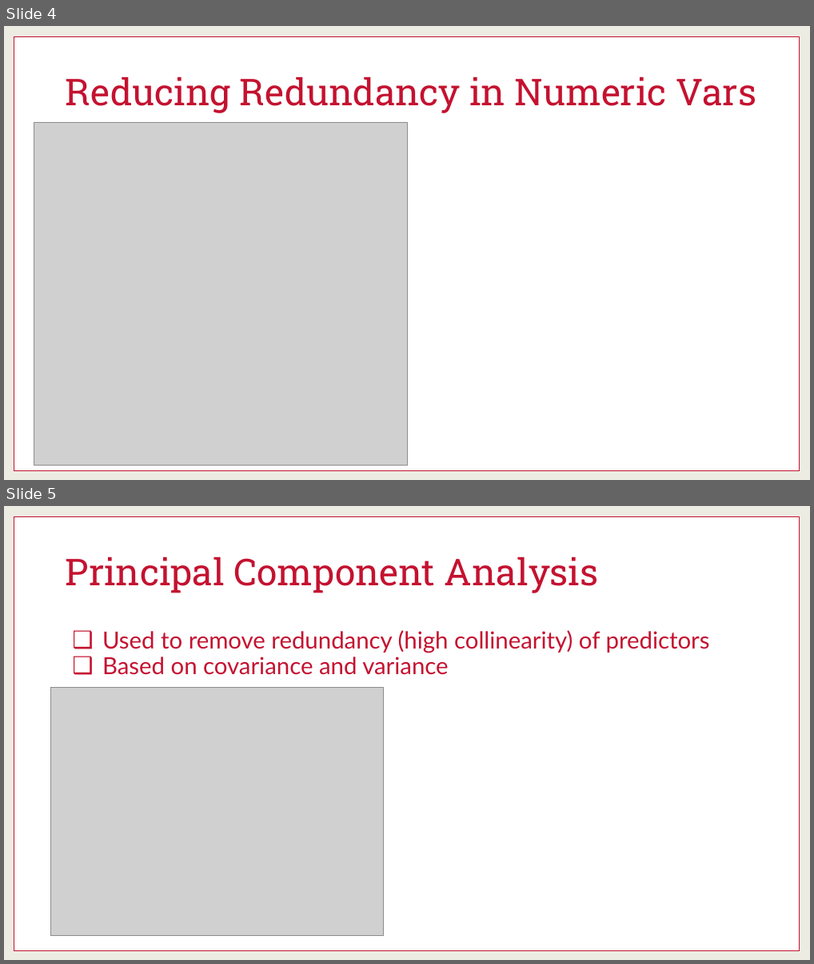
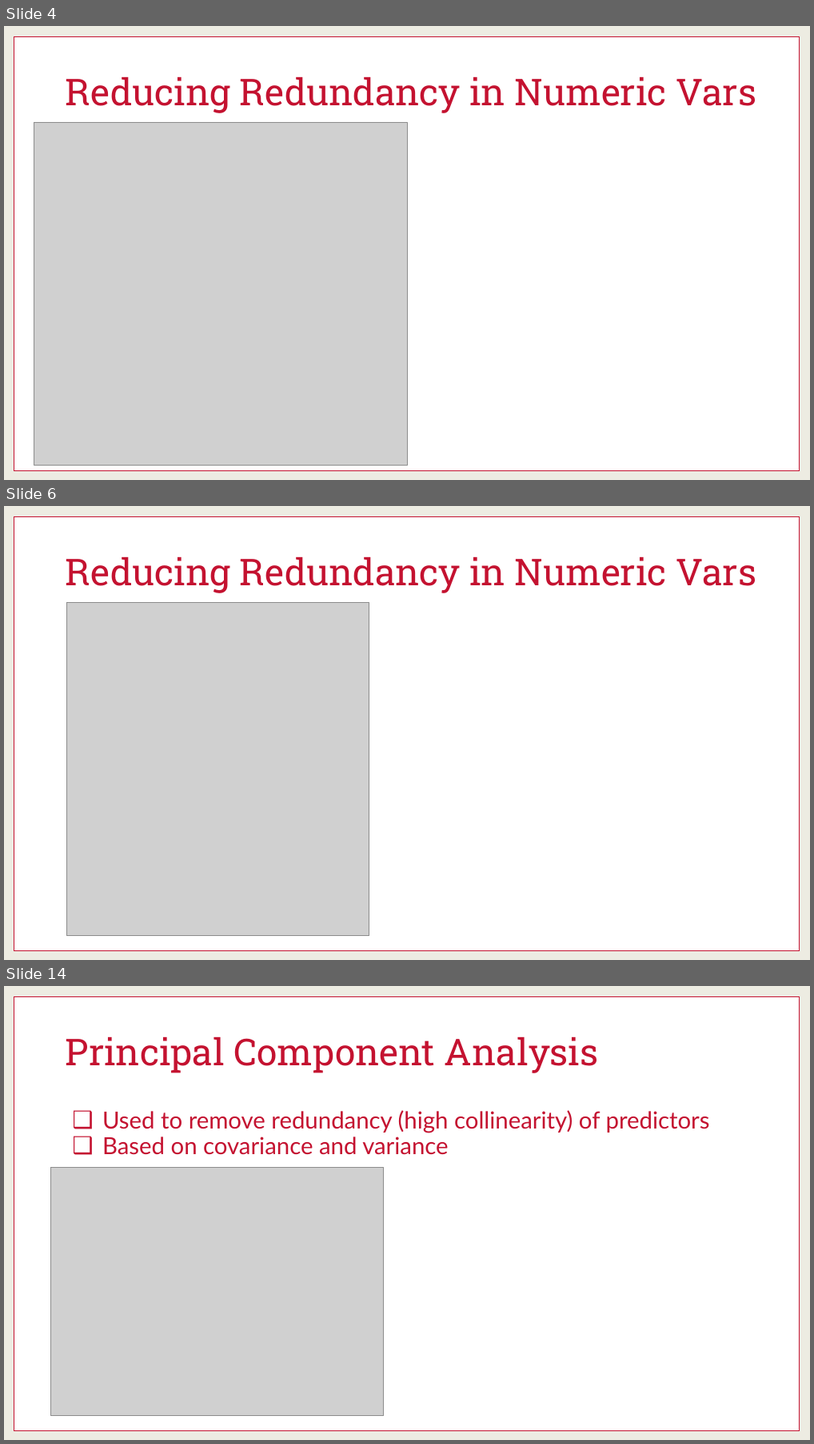
Before and after one commit to martinwg/ISA591, a slide deck: PPT/Module 3 - Reducing Dimensions Numeric Vars.pptx. Shown one above the other, each under a label of ours: slides 4 and 5 before the commit, slides 4, 6 and 14 after it; the slides between them are not shown. The pictures are 814x964 and 814x1444 pixels, drawn with LibreOffice and Linux fonts; fonts in the diff are those of the drawing; grey boxes stand for pictures. Boxes give left, top, right and bottom in pixels: in the first picture for what was removed or moved away, otherwise in the second. Text is boxed around its words. In the diff, an @@ line names an element or a change of style, - is before the commit and + after.

```diff
--- a/PPT/Module 3 - Reducing Dimensions Numeric Vars.pptx
+++ b/PPT/Module 3 - Reducing Dimensions Numeric Vars.pptx
@@ slide 6 added at [4, 506, 810, 960], background #EDECE2; not listed: 1 template element that a slide beside it also shows @@
@@ title added at [66, 556, 757, 593], 44 pt, text #C41230 @@
+Reducing Redundancy in Numeric Vars
@@ picture added at [67, 602, 370, 936] @@
@@ what was slide 5 is now slide 14 @@
```
Also in this commit, not shown: 2 slides changed, 6 other slides added.
